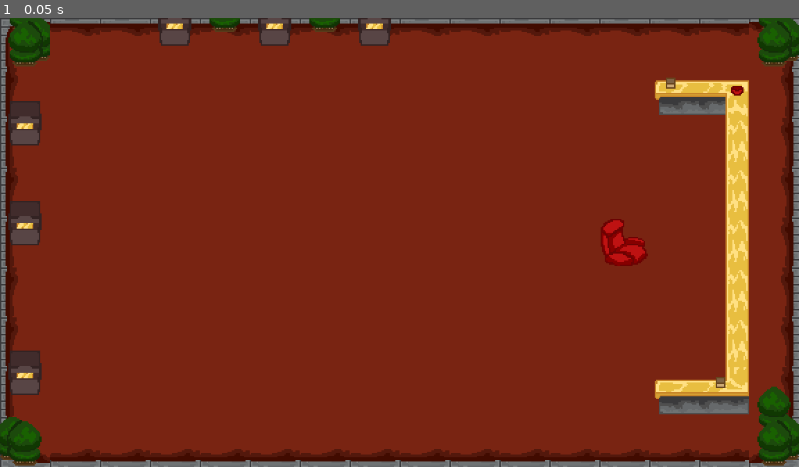
Above: before the commit, frame 1.
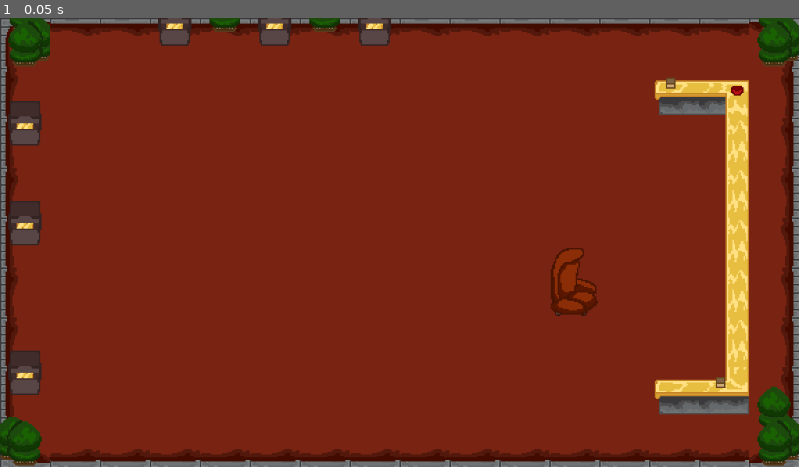
Above: after the commit, the same moment.

Repository: MJMrigg/Yakuza-Fox-Assassin
Game: Godot game, scene res://Packed Scenes/Rooms/Boss.tscn
Same seed, same stepped clock (60 frames per second), same inputs: the game is played once before the commit and once after it. The project has no main scene, so this scene is started directly.
Inputs:
- Up to frame 1 (0.05 s): no input

The runs differ from the first frame. In frame 1, 0.7% of the frame differs, in the area x 68-82%, y 44-67%.

Commit message:
NPC portraits and tile updates
Boss room: changed chair to bigger and better chair
NPC-1: Neutral Portraits
NPC-2: Neutral Portraits
NPC-3: Neutral Portraits

Diff:
--- a/new-game-project/Packed Scenes/Rooms/Boss.tscn
+++ b/new-game-project/Packed Scenes/Rooms/Boss.tscn
@@ -17,5 +17,5 @@
 tile_set = ExtResource("1_yq0du")
 
 [node name="TileMapLayer" type="TileMapLayer" parent="floor/walls+rug/decor"]
-tile_map_data = PackedByteArray("AAAOAAEAAQABAAkAAAANAAEAAQA …(176 unchanged characters)… BAAYAABAPAAcAAQADAAYAAAAPAAgAAQABAAYAAAAMAAQAAQAAAAkAAAA=")
+tile_map_data = PackedByteArray("AAAOAAEAAQABAAkAAAANAAEAAQA …(176 unchanged characters)… BAAYAABAPAAcAAQADAAYAAAAPAAgAAQABAAYAAAALAAUAAQAAAAoAAAALAAQAAQABAAoAAAA=")
 tile_set = ExtResource("1_yq0du")
--- a/new-game-project/Packed Scenes/Rooms/Tiles.tres
+++ b/new-game-project/Packed Scenes/Rooms/Tiles.tres
@@ -71,6 +71,10 @@
 1:9/0 = 0
 2:9/0 = 0
 3:9/0 = 0
+0:10/0 = 0
+1:10/0 = 0
+2:10/0 = 0
+3:10/0 = 0
 
 [sub_resource type="TileSetAtlasSource" id="TileSetAtlasSource_nukep"]
 texture = ExtResource("3_pcav8")
Binary file added: new-game-project/Art Assets/Characters/NPCS/NPC-1/Portraits/Neutral-Por-Left_NPC-1.png
Not shown, added: new-game-project/Art Assets/Characters/NPCS/NPC-1/Portraits/Neutral-Por-Left_NPC-1.png.import
Binary file added: new-game-project/Art Assets/Characters/NPCS/NPC-1/Portraits/Neutral-Por-Right_NPC-1.png
Not shown, added: new-game-project/Art Assets/Characters/NPCS/NPC-1/Portraits/Neutral-Por-Right_NPC-1.png.import
Binary file added: new-game-project/Art Assets/Characters/NPCS/NPC-2/Portraits/Neutral-Por-Left_NPC-2.png
Not shown, added: new-game-project/Art Assets/Characters/NPCS/NPC-2/Portraits/Neutral-Por-Left_NPC-2.png.import
Binary file added: new-game-project/Art Assets/Characters/NPCS/NPC-2/Portraits/Neutral-Por-Right_NPC-2.png
Not shown, added: new-game-project/Art Assets/Characters/NPCS/NPC-2/Portraits/Neutral-Por-Right_NPC-2.png.import
Binary file added: new-game-project/Art Assets/Characters/NPCS/NPC-3/Portraits/Neutral-Por-Left_NPC-3.png
Not shown, added: new-game-project/Art Assets/Characters/NPCS/NPC-3/Portraits/Neutral-Por-Left_NPC-3.png.import
Binary file added: new-game-project/Art Assets/Characters/NPCS/NPC-3/Portraits/Neutral-Por-Right_NPC-3.png
Not shown, added: new-game-project/Art Assets/Characters/NPCS/NPC-3/Portraits/Neutral-Por-Right_NPC-3.png.import
(and 1 more such lines)
